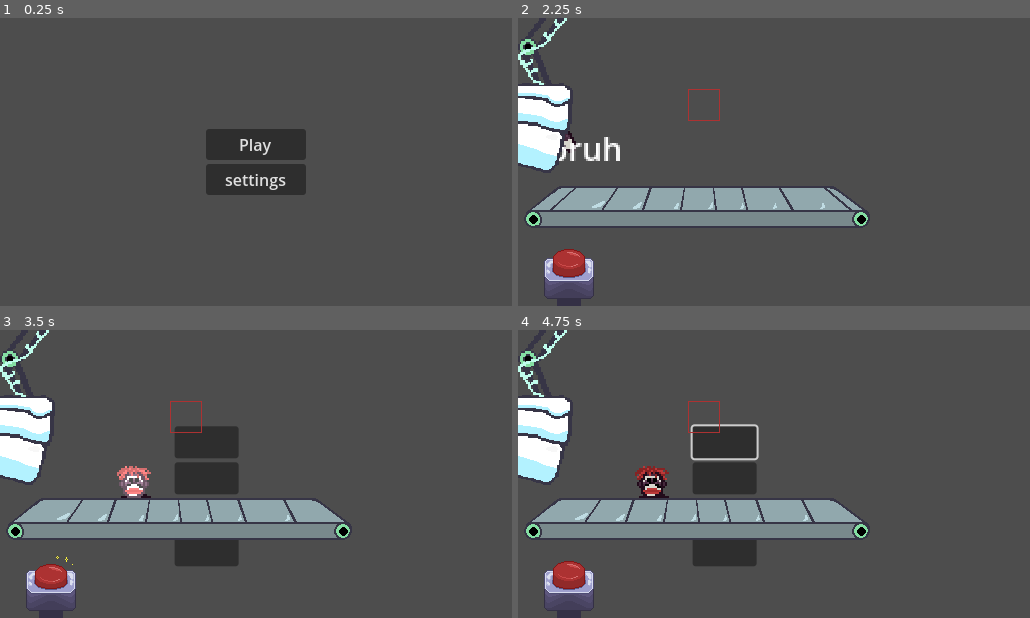
Above: before the commit, frames 1-4 (two rows, left to right).
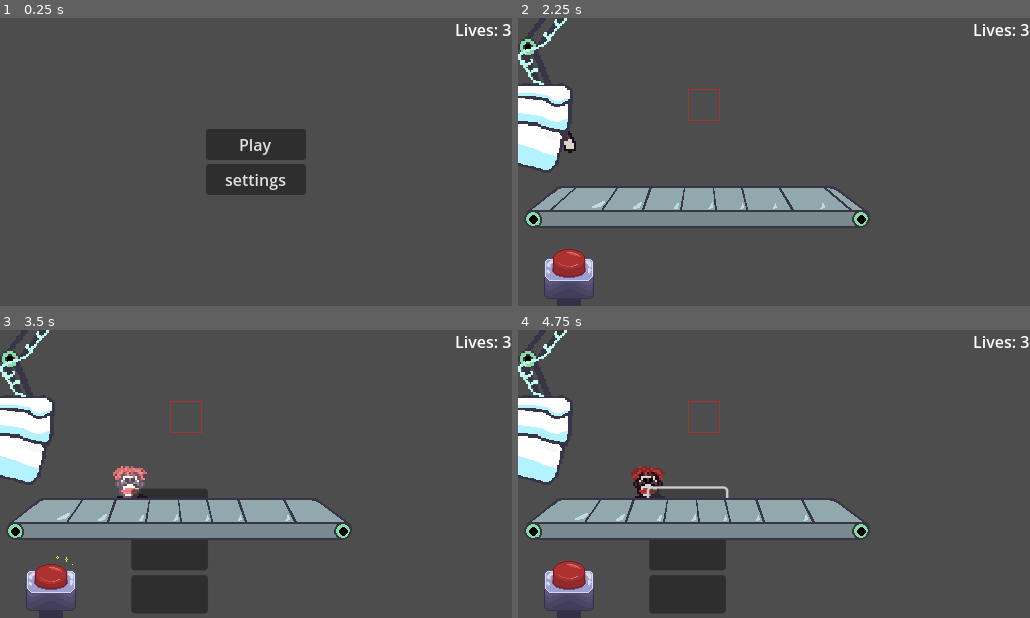
Above: after the commit, the same moments.

Repository: vincentcmartinez/holdit
Game: Godot game, scene res://src/game container/game_container.tscn
The game is run twice, just before and just after one commit, with the same random seed, the same clock (stepped at 60 frames per second) and the same inputs. The engine's default icon, where the game draws it, is replaced by a stand-in: a white triangle on a blue panel in a dark square.
Inputs (mouse positions are in pixels of both pictures, inside the frame that each line leads up to):
- Up to frame 1 (0.25 s): no input
- Up to frame 2 (2.25 s): click "Play" at 0.5 s; move the mouse to (886, 147) at 1.27 s; press the mouse at (886, 147) at 1.28 s; move the mouse to (671, 176) at 2.02 s; release the mouse at (671, 176) at 2.03 s; click (671, 176) at 2.1 s
- Up to frame 3 (3.5 s): move the mouse to (128, 502) at 2.77 s; hold Space (space) from 2.78 s (still down); click (128, 502) at 3.05 s
- Up to frame 4 (4.75 s): release Space (space) at 3.5 s; click (722, 442) at 3.52 s; click (686, 508) at 4.27 s

The runs differ from the first frame. In frame 1, 0.2% of the frame differs, in the area x 89-100%, y 2-7%; in frame 2, 0.6%; in frame 3, 6.8%; in frame 4, 7.0%, in the area x 22-100%, y 2-99%.
Error after the commit: Invalid call. Nonexistent function 'set_valid' in base 'Nil'. (res://src/toys/toy.gd:38)

Commit message:
added like a few things idk

Diff:
--- /dev/null
+++ b/hold-it!/game_info.gd
@@ -0,0 +1,26 @@
+extends Node
+var minigaming = false
+var paused = false
+var lives = 3
+# Called when the node enters the scene tree for the first time.
+func _ready() -> void:
+	SignalBus.connect("minigame_finished", _toggle_minigaming)
+	SignalBus.connect("minigame_started", _toggle_minigaming)
+	SignalBus.connect("hold_it", pause)
+	SignalBus.connect("life_lost", _decrement_lives)
+	pass # Replace with function body.
+
+func _toggle_minigaming():
+	if minigaming:
+		paused = false
+	minigaming = not minigaming
+
+func pause():
+	paused = true
+
+func unpause():
+	minigaming = false
+	paused = false
+
+func _decrement_lives():
+	lives -= 1
--- a/hold-it!/project.godot
+++ b/hold-it!/project.godot
@@ -19,6 +19,7 @@
 [autoload]
 
 SignalBus="*res://src/game container/signalbus.gd"
+GameInfo="*res://game_info.gd"
 
 [display]
 
--- a/hold-it!/src/conveyor/conveyor_belt.gd
+++ b/hold-it!/src/conveyor/conveyor_belt.gd
@@ -7,6 +7,7 @@
 func _ready() -> void:
 	animPlayer.play("move")
 	SignalBus.connect("hold_it", toggleAnimation)
+	SignalBus.connect("minigame_finished", toggleAnimation)
 
 # Called every frame. 'delta' is the elapsed time since the previous frame.
 func _process(delta: float) -> void:
--- a/hold-it!/src/game container/button.gd
+++ b/hold-it!/src/game container/button.gd
@@ -7,6 +7,7 @@
 # Called when the node enters the scene tree for the first time.
 func _ready() -> void:
 	sprite = $AnimatedSprite2D
+	SignalBus.connect("minigame_finished", _on_minigame_finished)
 
 func _input(event):
 	if(event.is_action_pressed("space") && !get_tree().paused && !paused):
@@ -16,6 +17,9 @@
 		if(pos_diff.x <= 32 and pos_diff.y <= 32):
 			hold_it()
 
+func _on_minigame_finished():
+	paused = false
+
 func hold_it():
 	sprite.play("pressed")
 	SignalBus.emit_signal("hold_it")
--- a/hold-it!/src/game container/game_container.gd
+++ b/hold-it!/src/game container/game_container.gd
@@ -1,8 +1,8 @@
-extends Node2D
-class_name GameContainer
+class_name Gamecontainer extends Node2D
 
 @onready var main_menu_scene = preload("res://src/menus/main_menu.tscn")
 @onready var world_scene = preload("res://src/game container/world.tscn")
+var minigaming = false
 
 func _ready() -> void:
 	spawn_main_menu()
--- a/hold-it!/src/game container/game_container.tscn
+++ b/hold-it!/src/game container/game_container.tscn
@@ -1,9 +1,22 @@
-[gd_scene load_steps=2 format=3 uid="uid://ckbw5g2joojch"]
+[gd_scene load_steps=3 format=3 uid="uid://ckbw5g2joojch"]
 
 [ext_resource type="Script" path="res://src/game container/game_container.gd" id="1_248p0"]
+[ext_resource type="Script" path="res://src/game container/liveslabel.gd" id="2_qorfa"]
 
 [node name="GameContainer" type="Node2D"]
 script = ExtResource("1_248p0")
 
 [node name="Camera2D" type="Camera2D" parent="."]
 anchor_mode = 0
+
+[node name="CanvasLayer" type="CanvasLayer" parent="."]
+
+[node name="Label" type="Label" parent="CanvasLayer"]
+anchors_preset = 1
+anchor_left = 1.0
+anchor_right = 1.0
+offset_left = -40.0
+offset_bottom = 23.0
+grow_horizontal = 0
+text = "Lives"
+script = ExtResource("2_qorfa")
--- /dev/null
+++ b/hold-it!/src/game container/liveslabel.gd
@@ -0,0 +1,12 @@
+extends Label
+
+
+# Called when the node enters the scene tree for the first time.
+func _ready() -> void:
+	pass # Replace with function body.
+
+
+# Called every frame. 'delta' is the elapsed time since the previous frame.
+func _process(delta: float) -> void:
+	text = "Lives: " + str(GameInfo.lives)
+	pass
--- a/hold-it!/src/game container/signalbus.gd
+++ b/hold-it!/src/game container/signalbus.gd
@@ -2,3 +2,6 @@
 
 signal fix_button_pressed(part:ToyPart)
 signal hold_it
+signal minigame_started
+signal minigame_finished
+signal life_lost
--- a/hold-it!/src/menus/fixpopup.gd
+++ b/hold-it!/src/menus/fixpopup.gd
@@ -3,6 +3,8 @@
 var partbutton = preload("res://src/menus/partbutton.tscn")
 # Called when the node enters the scene tree for the first time.
 func _ready() -> void:
+	SignalBus.emit_signal("minigame_started")
+	SignalBus.connect("fix_button_pressed", _on_fix_button_pressed)
 	pass # Replace with function body.
 
 func set_toy(newtoy:Toy):
@@ -15,8 +17,12 @@
 
 func add_button(part:ToyPart):
 	var button = partbutton.instantiate()
-	button.set_part(part)
-	$Buttons.add_child(part)
 
+	$Buttons.add_child(button)
+	button.call_deferred("set_part",part)
 func _on_fix_button_pressed(part:ToyPart):
 	toy.fix(part)
+	if toy.evaluate():
+		SignalBus.emit_signal("minigame_finished")
+		hide()
+		queue_free()
--- a/hold-it!/src/menus/fixpopup.tscn
+++ b/hold-it!/src/menus/fixpopup.tscn
@@ -1,11 +1,14 @@
-[gd_scene load_steps=2 format=3 uid="uid://di8pr6t6m7vhh"]
+[gd_scene load_steps=4 format=3 uid="uid://di8pr6t6m7vhh"]
 
 [ext_resource type="Script" path="res://src/menus/fixpopup.gd" id="1_8ttp7"]
+[ext_resource type="PackedScene" uid="uid://8mia7wwr5ujm" path="res://src/menus/partbutton.tscn" id="2_esif7"]
+[ext_resource type="Texture2D" uid="uid://4okwnej30rje" path="res://src/sprites/toys/monkey/monkey_leftarm.png" id="3_13sks"]
 
 [node name="Fixpopup" type="Control"]
 custom_minimum_size = Vector2(64, 160)
 layout_mode = 3
 anchors_preset = 0
+scale = Vector2(1.2, 1.2)
 script = ExtResource("1_8ttp7")
 
 [node name="Buttons" type="VBoxContainer" parent="."]
@@ -13,25 +16,18 @@
 anchors_preset = 15
 anchor_right = 1.0
 anchor_bottom = 1.0
-offset_left = 40.0
-offset_top = -72.0
-offset_right = 40.0
-offset_bottom = -72.0
 grow_horizontal = 2
 grow_vertical = 2
 
-[node name="Button" type="Button" parent="Buttons"]
-custom_minimum_size = Vector2(0, 32)
+[node name="Partbutton" parent="Buttons" instance=ExtResource("2_esif7")]
 layout_mode = 2
 
-[node name="Button2" type="Button" parent="Buttons"]
-custom_minimum_size = Vector2(0, 32)
-layout_mode = 2
+[node name="TextureRect" parent="Buttons/Partbutton" index="0"]
+anchors_preset = 11
+anchor_left = 1.0
+offset_left = -32.0
+grow_horizontal = 0
+scale = Vector2(2, 2)
+texture = ExtResource("3_13sks")
 
-[node name="Button3" type="Button" parent="Buttons"]
-custom_minimum_size = Vector2(0, 32)
-layout_mode = 2
-
-[node name="Button4" type="Button" parent="Buttons"]
-custom_minimum_size = Vector2(0, 32)
-layout_mode = 2
+[editable path="Buttons/Partbutton"]
--- a/hold-it!/src/menus/partbutton.gd
+++ b/hold-it!/src/menus/partbutton.gd
@@ -1,14 +1,18 @@
 class_name PartButton extends Button
+@onready var texture_rect: TextureRect = $TextureRect
 
 var part
 # Called when the node enters the scene tree for the first time.
 func _ready() -> void:
 	custom_minimum_size = Vector2(0,32)
-	self.connect("button_pressed", _on_button_pressed)
+	self.connect("pressed", _on_button_pressed)
 	pass # Replace with function body.
 
 func set_part(newpart:ToyPart):
 	part = newpart
+	texture_rect.texture = part.part_sprite.texture.duplicate()
+	texture_rect.scale = Vector2(2,2)
+	#add_child(part.part_sprite.duplicate(DUPLICATE_USE_INSTANTIATION))
 	return
 
 func _on_button_pressed():
--- a/hold-it!/src/menus/partbutton.tscn
+++ b/hold-it!/src/menus/partbutton.tscn
@@ -1,12 +1,27 @@
-[gd_scene load_steps=2 format=3 uid="uid://8mia7wwr5ujm"]
+[gd_scene load_steps=3 format=3 uid="uid://8mia7wwr5ujm"]
 
 [ext_resource type="Script" path="res://src/menus/partbutton.gd" id="1_udbwr"]
 
-[node name="Partbutton" type="Control"]
-layout_mode = 3
+[sub_resource type="Theme" id="Theme_ivxbg"]
+
+[node name="Partbutton" type="Button"]
+custom_minimum_size = Vector2(32, 32)
+anchors_preset = 15
+anchor_right = 1.0
+anchor_bottom = 1.0
+offset_right = -480.0
+offset_bottom = -256.0
+grow_horizontal = 2
+grow_vertical = 2
+theme = SubResource("Theme_ivxbg")
+script = ExtResource("1_udbwr")
+
+[node name="TextureRect" type="TextureRect" parent="."]
+visible = false
+layout_mode = 1
 anchors_preset = 15
 anchor_right = 1.0
 anchor_bottom = 1.0
 grow_horizontal = 2
 grow_vertical = 2
-script = ExtResource("1_udbwr")
+stretch_mode = 3
--- a/hold-it!/src/toys/toy.gd
+++ b/hold-it!/src/toys/toy.gd
@@ -9,40 +9,43 @@
 var spawn_cooldown = true
 var highlighted = false
 var crossed_finish = false
+var speed = 0
 @onready var popup = preload("res://src/menus/fixpopup.tscn")
 
 func _physics_process(delta: float) -> void:
-	#if on_conveyor_belt:
-		#position.x += 1
+	position.x += speed
 	return
 func _ready() -> void:
 	add_to_group("Toy")
 	SignalBus.connect("hold_it", pause)
+	SignalBus.connect("minigame_finished", unpause)
 	#await get_tree().create_timer(0.5).timeout
 	#spawn_cooldown = false
 	return
 
 func _input(event: InputEvent) -> void:
-	if event.is_action_released("left_click"):
+	if event.is_action_released("left_click") and GameInfo.paused:
 		if highlighted and can_be_selected():
-			return # replace with popup menu
+			open_panel()
+
 func evaluate():
 	for part in parts:
 		if not part.valid:
-			SignalBus.emit_signal("life_lost")
+			return false
 	return true
 
 func fix(part: ToyPart) -> void:
-	part.valid = true
-	if position.y > 500:
-		queue_free()
+	part.set_valid()
 
 func _on_conveyor_belt_area_area_exited(area: Area2D) -> void:
 	evaluate()
 func _on_conveyor_belt_area_area_entered(area: Area2D) -> void:
 	spawn_cooldown = false
+	speed = 5
 	if area is FinishLine:
 		crossed_finish = true
+		if not evaluate():
+			SignalBus.emit_signal("life_lost")
 
 func die():
 	await get_tree().create_timer(1).timeout
@@ -52,15 +55,14 @@
 
 func pause():
 	# for now
-	open_panel()
 	freeze = true
+	speed = 0
 
 
 func unpause():
 	freeze = false
-	###
-	### code to run minigame?
-	###
+	speed = 5
+
 
 func highlight():
 	base.material.blend_mode = CanvasItemMaterial.BLEND_MODE_ADD
@@ -68,6 +70,7 @@
 func unhighlight():
 	base.material.blend_mode = CanvasItemMaterial.BLEND_MODE_MIX
 	highlighted = false
+
 func _on_mouse_entered() -> void:
 	if not highlighted:
 		if can_be_selected():
@@ -79,8 +82,9 @@
 		unhighlight()
 
 func can_be_selected() -> bool:
-	return not spawn_cooldown and not crossed_finish # can be selected as long as its not falling
+	return not spawn_cooldown and not crossed_finish and not GameInfo.minigaming# can be selected as long as its not falling
 
 func open_panel():
 	var cur_popup = popup.instantiate()
+	cur_popup.set_toy(self)
 	add_child(cur_popup)
--- a/hold-it!/src/toys/toy.tscn
+++ b/hold-it!/src/toys/toy.tscn
@@ -1,14 +1,10 @@
-[gd_scene load_steps=3 format=3 uid="uid://b02npsu86bos3"]
+[gd_scene load_steps=2 format=3 uid="uid://b02npsu86bos3"]
 
 [ext_resource type="Script" path="res://src/toys/toy.gd" id="1_rb4ru"]
-
-[sub_resource type="PhysicsMaterial" id="PhysicsMaterial_qvy8e"]
-friction = 0.03
 
 [node name="Toy" type="RigidBody2D"]
 collision_layer = 4
 input_pickable = true
-physics_material_override = SubResource("PhysicsMaterial_qvy8e")
 script = ExtResource("1_rb4ru")
 
 [node name="Base" type="Sprite2D" parent="."]
--- a/hold-it!/src/toys/toy_part.gd
+++ b/hold-it!/src/toys/toy_part.gd
@@ -1,7 +1,7 @@
 extends Node2D
 class_name ToyPart
 @onready var part_sprite = $Sprite2D
-
+@onready var invalid_part_sprite = $invalid
 var valid : bool
 # Called when the node enters the scene tree for the first time.
 func _ready() -> void:
@@ -11,13 +11,21 @@
 		part_sprite.visible = false
 	else:
 		valid = true
-	if not valid:
-		var label = Label.new()
-		label.text = "bruh"
-		add_child(label)
 	pass # Replace with function body.
 
+func set_valid():
+	valid = true
+	part_sprite.show()
+	if invalid_part_sprite:
+		invalid_part_sprite.hide()
+	return
 
+func set_invalid():
+	valid = false
+	part_sprite.hide()
+	if invalid_part_sprite:
+		invalid_part_sprite.show()
+	return
 # Called every frame. 'delta' is the elapsed time since the previous frame.
 func _process(delta: float) -> void:
 	pass
--- a/hold-it!/src/toys/toy_spawner.gd
+++ b/hold-it!/src/toys/toy_spawner.gd
@@ -11,6 +11,7 @@
 
 func _ready() -> void:
 	SignalBus.connect("hold_it", _on_hold_it)
+	SignalBus.connect("minigame_finished", _on_minigame_finished)
 
 func spawn_random_toy():
 	var toy = toys.pick_random().instantiate()
@@ -22,3 +23,6 @@
 
 func _on_hold_it():
 	spawn_timer.paused = true
+
+func _on_minigame_finished():
+	spawn_timer.paused = false
